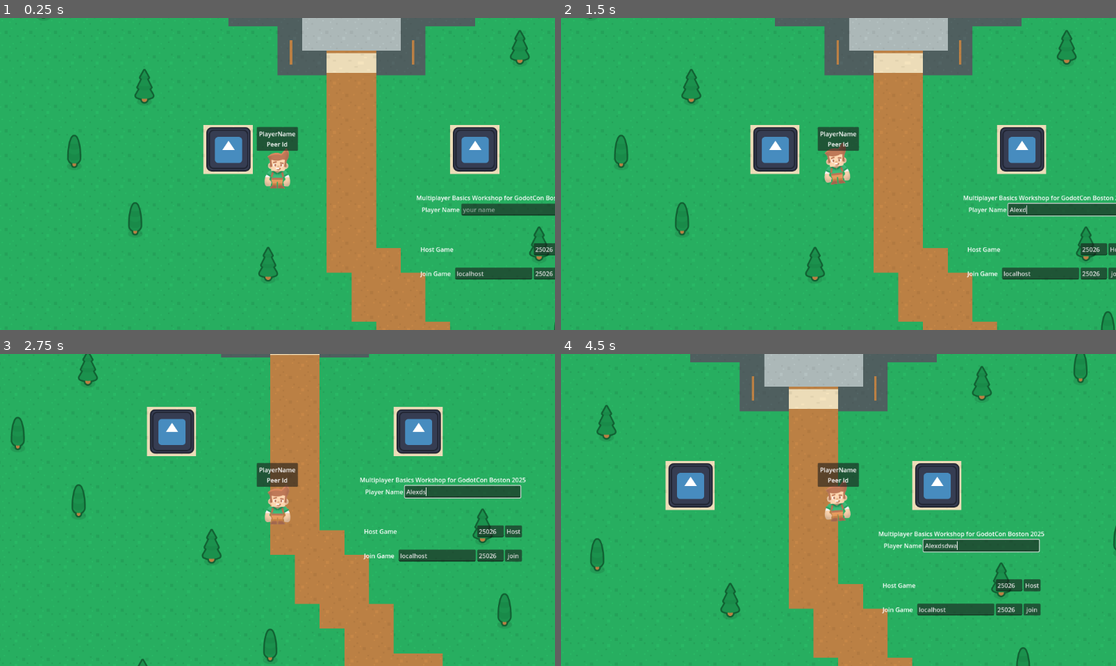
Above: before the commit, frames 1-4 (two rows, left to right).
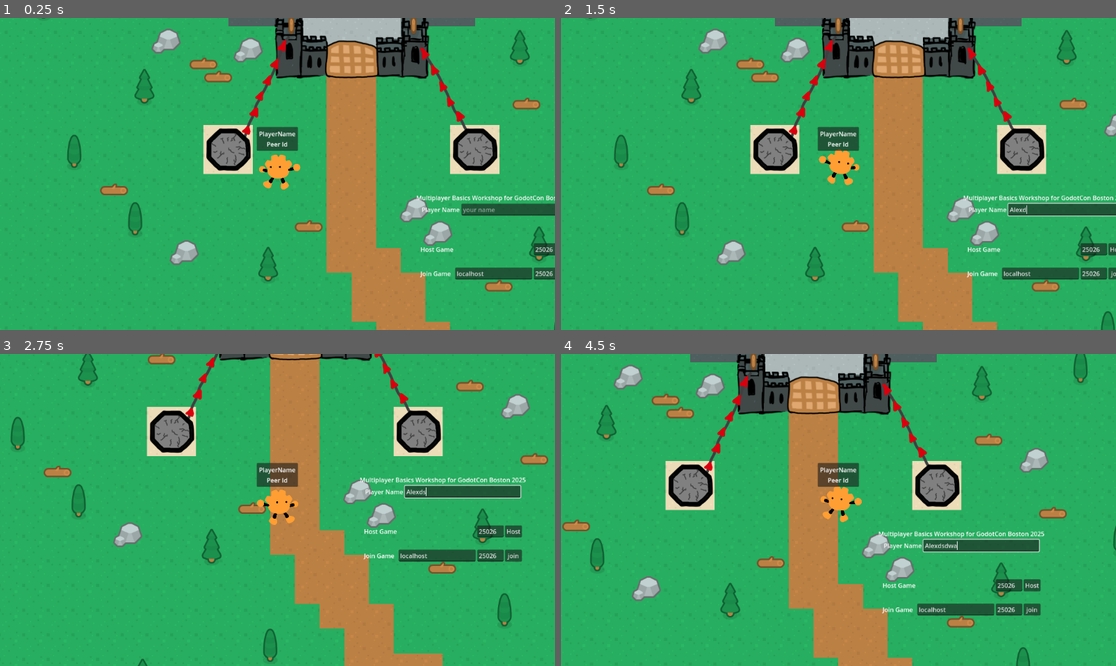
Above: after the commit, the same moments.

Repository: Travh98/MultiplayerBasicsWorkshopGodotCon2025
Game: Godot game, scene res://components/game_tree.tscn
Two runs of this game, one before a commit and one after it. Both use one fixed random seed, a clock stepped at 60 frames per second and the inputs below. The engine's default icon, where the game draws it, is replaced by a stand-in: a white triangle on a blue panel in a dark square.
Inputs (mouse positions are in pixels of both pictures, inside the frame that each line leads up to):
- Up to frame 1 (0.25 s): no input
- Up to frame 2 (1.5 s): click (1082, 208) at 0.52 s; type "Alex" at 0.6 s; hold D (move_right) from 1.28 s (still down)
- Up to frame 3 (2.75 s): release D (move_right) at 2.03 s; hold S (move_down) from 2.03 s (still down)
- Up to frame 4 (4.5 s): release S (move_down) at 2.78 s; hold D (move_right) 2.78-3.53 s; hold W (move_up) 3.53-4.28 s; hold A (move_left) from 4.28 s (still down)

The runs differ from the first frame. In frame 1, 8.4% of the frame differs, in the area x 18-98%, y 0-88%; in frame 2, 8.5%; in frame 3, 5.4%; in frame 4, 8.8%, in the area x 0-92%, y 0-88%.

Commit message:
World art

Diff:
--- a/entities/castle_door.tscn
+++ b/entities/castle_door.tscn
@@ -1,8 +1,7 @@
-[gd_scene load_steps=8 format=3 uid="uid://dbue422bqyjtx"]
+[gd_scene load_steps=7 format=3 uid="uid://dbue422bqyjtx"]
 
-[ext_resource type="Texture2D" uid="uid://duln8g2kn8gbf" path="res://assets/kenney_assets/tile/medievalTile_02.png" id="1_aylb7"]
 [ext_resource type="Script" uid="uid://cdugv0uxucdi3" path="res://entities/castle_door.gd" id="1_wy2ja"]
-[ext_resource type="Texture2D" uid="uid://i8om7ox7xivg" path="res://assets/kenney_assets/tile/medievalTile_13.png" id="2_2htw3"]
+[ext_resource type="Texture2D" uid="uid://bdbqqufkl6b1y" path="res://assets/castle_door.png" id="2_2htw3"]
 
 [sub_resource type="RectangleShape2D" id="RectangleShape2D_0plpm"]
 size = Vector2(128, 64)
@@ -76,18 +75,9 @@
 [node name="CollisionShape2D" type="CollisionShape2D" parent="StaticBody2D"]
 shape = SubResource("RectangleShape2D_0plpm")
 
-[node name="DoorSprite" type="Sprite2D" parent="StaticBody2D"]
-scale = Vector2(2, 1)
-texture = ExtResource("1_aylb7")
-
-[node name="Sprite2D2" type="Sprite2D" parent="StaticBody2D/DoorSprite"]
-position = Vector2(0, -29)
-scale = Vector2(1, 0.1)
-texture = ExtResource("2_2htw3")
-
-[node name="Sprite2D3" type="Sprite2D" parent="StaticBody2D/DoorSprite"]
-position = Vector2(0, 29)
-scale = Vector2(1, 0.1)
+[node name="Sprite2D" type="Sprite2D" parent="StaticBody2D"]
+position = Vector2(0, -14)
+scale = Vector2(1.24, 1.24)
 texture = ExtResource("2_2htw3")
 
 [node name="AnimationPlayer" type="AnimationPlayer" parent="."]
--- a/entities/player.tscn
+++ b/entities/player.tscn
@@ -1,6 +1,6 @@
 [gd_scene load_steps=8 format=3 uid="uid://01tmnbmsfsnf"]
 
-[ext_resource type="Texture2D" uid="uid://cp7fkap7ipwg2" path="res://assets/kenney_assets/characters/character_maleAdventurer_idle.png" id="1_merdl"]
+[ext_resource type="Texture2D" uid="uid://ddf0nv4i304v7" path="res://assets/godotcon_assets/godoot_sprite.png" id="1_b0kkn"]
 [ext_resource type="Script" uid="uid://laaa2vdnnx3f" path="res://entities/player_controller.gd" id="2_b0kkn"]
 
 [sub_resource type="CircleShape2D" id="CircleShape2D_wwbr7"]
@@ -11,19 +11,19 @@
 tracks/0/type = "value"
 tracks/0/imported = false
 tracks/0/enabled = true
-tracks/0/path = NodePath("Sprite2D:position")
+tracks/0/path = NodePath("PlayerSprite:position")
 tracks/0/interp = 1
 tracks/0/loop_wrap = true
 tracks/0/keys = {
 "times": PackedFloat32Array(0),
 "transitions": PackedFloat32Array(1),
 "update": 0,
-"values": [Vector2(0, -26)]
+"values": [Vector2(3, -6)]
 }
 tracks/1/type = "value"
 tracks/1/imported = false
 tracks/1/enabled = true
-tracks/1/path = NodePath("Sprite2D:rotation")
+tracks/1/path = NodePath("PlayerSprite:rotation")
 tracks/1/interp = 1
 tracks/1/loop_wrap = true
 tracks/1/keys = {
@@ -40,26 +40,26 @@
 tracks/0/type = "value"
 tracks/0/imported = false
 tracks/0/enabled = true
-tracks/0/path = NodePath("Sprite2D:position")
-tracks/0/interp = 1
+tracks/0/path = NodePath("PlayerSprite:position")
+tracks/0/interp = 2
 tracks/0/loop_wrap = true
 tracks/0/keys = {
-"times": PackedFloat32Array(0),
-"transitions": PackedFloat32Array(1),
+"times": PackedFloat32Array(0, 2),
+"transitions": PackedFloat32Array(1, 1),
 "update": 0,
-"values": [Vector2(0, -26)]
+"values": [Vector2(3, -6), Vector2(3, -6)]
 }
 tracks/1/type = "value"
 tracks/1/imported = false
 tracks/1/enabled = true
-tracks/1/path = NodePath("Sprite2D:rotation")
+tracks/1/path = NodePath("PlayerSprite:rotation")
 tracks/1/interp = 2
 tracks/1/loop_wrap = true
 tracks/1/keys = {
 "times": PackedFloat32Array(0, 1, 2),
 "transitions": PackedFloat32Array(1, 1, 1),
 "update": 0,
-"values": [0.0, 0.0523599, 0.0]
+"values": [0.0, 0.0872665, 0.0]
 }
 
 [sub_resource type="Animation" id="Animation_rfe5m"]
@@ -69,26 +69,26 @@
 tracks/0/type = "value"
 tracks/0/imported = false
 tracks/0/enabled = true
-tracks/0/path = NodePath("Sprite2D:position")
-tracks/0/interp = 2
+tracks/0/path = NodePath("PlayerSprite:position")
+tracks/0/interp = 1
 tracks/0/loop_wrap = true
 tracks/0/keys = {
-"times": PackedFloat32Array(0, 0.366667, 0.7, 1.06667, 1.46667),
+"times": PackedFloat32Array(0, 0.32, 0.69, 1.1, 1.5),
 "transitions": PackedFloat32Array(1, 1, 1, 1, 1),
 "update": 0,
-"values": [Vector2(0, -26), Vector2(-15, -49), Vector2(0, -26), Vector2(17, -48), Vector2(0, -26)]
+"values": [Vector2(3, -6), Vector2(3, -28), Vector2(3, -6), Vector2(4, -18), Vector2(3, -6)]
 }
 tracks/1/type = "value"
 tracks/1/imported = false
 tracks/1/enabled = true
-tracks/1/path = NodePath("Sprite2D:rotation")
-tracks/1/interp = 2
+tracks/1/path = NodePath("PlayerSprite:rotation")
+tracks/1/interp = 1
 tracks/1/loop_wrap = true
 tracks/1/keys = {
-"times": PackedFloat32Array(0, 0.366667, 0.7, 1.06667, 1.46667),
+"times": PackedFloat32Array(0, 0.32, 0.69, 1.1, 1.5),
 "transitions": PackedFloat32Array(1, 1, 1, 1, 1),
 "update": 0,
-"values": [0.0, -0.209456, 0.0, 0.240608, 0.0]
+"values": [0.0174548, 0.261799, 0.0174548, -0.349066, 0.0174548]
 }
 
 [sub_resource type="AnimationLibrary" id="AnimationLibrary_rfe5m"]
@@ -101,9 +101,11 @@
 [node name="Player" type="CharacterBody2D"]
 collision_layer = 2
 
-[node name="Sprite2D" type="Sprite2D" parent="."]
-position = Vector2(0, -26)
-texture = ExtResource("1_merdl")
+[node name="PlayerSprite" type="Sprite2D" parent="."]
+modulate = Color(1, 0.619608, 0.2, 1)
+position = Vector2(3, -6)
+scale = Vector2(0.25, 0.25)
+texture = ExtResource("1_b0kkn")
 
 [node name="CollisionShape2D" type="CollisionShape2D" parent="."]
 position = Vector2(-1, 9)
--- a/entities/player_controller.gd
+++ b/entities/player_controller.gd
@@ -7,6 +7,7 @@
 @onready var anim_player: AnimationPlayer = $"../AnimationPlayer"
 @onready var player_name_label: Label = $"../PanelContainer/MarginContainer/VBoxContainer/PlayerNameLabel"
 @onready var peer_id_label: Label = $"../PanelContainer/MarginContainer/VBoxContainer/PeerIdLabel"
+@onready var player_sprite: Sprite2D = $"../PlayerSprite"
 
 
 ## Speed of the player in pixels per second
@@ -21,6 +22,11 @@
 	var direction: Vector2 = Input.get_vector("move_left", "move_right", "move_up",
 		"move_down").normalized()
 
+	if direction.x > 0:
+		player_sprite.flip_h = true
+	if direction.x < 0:
+		player_sprite.flip_h = false
+
 	player.velocity = direction * speed
 	player.move_and_slide()
 
--- a/entities/stand_on_button.tscn
+++ b/entities/stand_on_button.tscn
@@ -1,7 +1,22 @@
 [gd_scene load_steps=7 format=3 uid="uid://bmqlu7fe6kdui"]
 
 [ext_resource type="Script" uid="uid://cptxv4baw3i6y" path="res://entities/stand_on_button.gd" id="1_d62mg"]
-[ext_resource type="Texture2D" uid="uid://cio8uvnpg56j0" path="res://icon.svg" id="1_ng5be"]
+[ext_resource type="Texture2D" uid="uid://b81a3btscbuoa" path="res://assets/button.png" id="2_d62mg"]
+
+[sub_resource type="Animation" id="Animation_d62mg"]
+length = 0.001
+tracks/0/type = "value"
+tracks/0/imported = false
+tracks/0/enabled = true
+tracks/0/path = NodePath("BehindSprite:rotation")
+tracks/0/interp = 1
+tracks/0/loop_wrap = true
+tracks/0/keys = {
+"times": PackedFloat32Array(0),
+"transitions": PackedFloat32Array(1),
+"update": 0,
+"values": [0.0]
+}
 
 [sub_resource type="Animation" id="Animation_ng5be"]
 resource_name = "spin_button"
@@ -20,21 +35,6 @@
 "values": [0.0, 6.28319]
 }
 
-[sub_resource type="Animation" id="Animation_d62mg"]
-length = 0.001
-tracks/0/type = "value"
-tracks/0/imported = false
-tracks/0/enabled = true
-tracks/0/path = NodePath("BehindSprite:rotation")
-tracks/0/interp = 1
-tracks/0/loop_wrap = true
-tracks/0/keys = {
-"times": PackedFloat32Array(0),
-"transitions": PackedFloat32Array(1),
-"update": 0,
-"values": [0.0]
-}
-
 [sub_resource type="AnimationLibrary" id="AnimationLibrary_d62mg"]
 _data = {
 &"RESET": SubResource("Animation_d62mg"),
@@ -49,11 +49,11 @@
 
 [node name="BehindSprite" type="Sprite2D" parent="."]
 scale = Vector2(0.9, 0.9)
-texture = ExtResource("1_ng5be")
+texture = ExtResource("2_d62mg")
 
 [node name="Sprite2D" type="Sprite2D" parent="."]
 scale = Vector2(0.8, 0.8)
-texture = ExtResource("1_ng5be")
+texture = ExtResource("2_d62mg")
 
 [node name="AnimationPlayer" type="AnimationPlayer" parent="."]
 libraries = {
--- a/entities/torch.tscn
+++ b/entities/torch.tscn
@@ -1,8 +1,23 @@
 [gd_scene load_steps=7 format=3 uid="uid://dmk068mfcujh2"]
 
-[ext_resource type="Texture2D" uid="uid://i8om7ox7xivg" path="res://assets/kenney_assets/tile/medievalTile_13.png" id="1_i6b8o"]
 [ext_resource type="Script" uid="uid://jlprxag0dt5k" path="res://entities/torch.gd" id="1_kyii1"]
-[ext_resource type="Texture2D" uid="uid://bw4nd1h4wwfub" path="res://assets/kenney_assets/explosion/explosion03.png" id="2_kyii1"]
+[ext_resource type="Texture2D" uid="uid://bykictlxgul72" path="res://assets/kenney_assets/environment/medievalEnvironment_04.png" id="2_kyii1"]
+[ext_resource type="Texture2D" uid="uid://i1ffo5jjm7a5" path="res://assets/kenney_assets/environment/medievalEnvironment_20.png" id="3_ostqq"]
+
+[sub_resource type="Animation" id="Animation_ostqq"]
+length = 0.001
+tracks/0/type = "value"
+tracks/0/imported = false
+tracks/0/enabled = true
+tracks/0/path = NodePath("FlameSprite:scale")
+tracks/0/interp = 1
+tracks/0/loop_wrap = true
+tracks/0/keys = {
+"times": PackedFloat32Array(0),
+"transitions": PackedFloat32Array(1),
+"update": 0,
+"values": [Vector2(1, 1)]
+}
 
 [sub_resource type="Animation" id="Animation_kyii1"]
 resource_name = "torch_burning"
@@ -17,22 +32,7 @@
 "times": PackedFloat32Array(0, 0.466667, 1),
 "transitions": PackedFloat32Array(1, 1, 1),
 "update": 0,
-"values": [Vector2(0.1, 0.1), Vector2(0.1, 0.12), Vector2(0.1, 0.1)]
-}
-
-[sub_resource type="Animation" id="Animation_ostqq"]
-length = 0.001
-tracks/0/type = "value"
-tracks/0/imported = false
-tracks/0/enabled = true
-tracks/0/path = NodePath("FlameSprite:scale")
-tracks/0/interp = 1
-tracks/0/loop_wrap = true
-tracks/0/keys = {
-"times": PackedFloat32Array(0),
-"transitions": PackedFloat32Array(1),
-"update": 0,
-"values": [Vector2(0.1, 0.1)]
+"values": [Vector2(1, 1), Vector2(1, 1.2), Vector2(1, 1)]
 }
 
 [sub_resource type="AnimationLibrary" id="AnimationLibrary_4irgs"]
@@ -45,16 +45,14 @@
 script = ExtResource("1_kyii1")
 
 [node name="TorchSprite" type="Sprite2D" parent="."]
-position = Vector2(0, -30)
-rotation = -1.5708
-scale = Vector2(1, 0.1)
-texture = ExtResource("1_i6b8o")
+position = Vector2(0, -83)
+scale = Vector2(1, 2.005)
+texture = ExtResource("2_kyii1")
 
 [node name="FlameSprite" type="Sprite2D" parent="."]
 visible = false
 position = Vector2(0, -63)
-scale = Vector2(0.1, 0.1)
-texture = ExtResource("2_kyii1")
+texture = ExtResource("3_ostqq")
 
 [node name="AnimationPlayer" type="AnimationPlayer" parent="."]
 libraries = {
--- a/levels/castle_level.tscn
+++ b/levels/castle_level.tscn
@@ -1,16 +1,20 @@
-[gd_scene load_steps=20 format=4 uid="uid://bbt71rqh7m6g5"]
+[gd_scene load_steps=24 format=4 uid="uid://bbt71rqh7m6g5"]
 
 [ext_resource type="Texture2D" uid="uid://duln8g2kn8gbf" path="res://assets/kenney_assets/tile/medievalTile_02.png" id="1_g7e1c"]
 [ext_resource type="Texture2D" uid="uid://i8om7ox7xivg" path="res://assets/kenney_assets/tile/medievalTile_13.png" id="2_acswp"]
 [ext_resource type="Texture2D" uid="uid://bcv2d2fvfo4og" path="res://assets/kenney_assets/tile/medievalTile_16.png" id="3_wwbr7"]
 [ext_resource type="Texture2D" uid="uid://bwrhh5god2r4n" path="res://assets/kenney_assets/tile/medievalTile_58.png" id="4_odn2x"]
+[ext_resource type="Texture2D" uid="uid://bfe1mdl84h1e5" path="res://assets/castle_gates.png" id="6_ixsdr"]
 [ext_resource type="Texture2D" uid="uid://bwxb6mgd6s13a" path="res://assets/kenney_assets/tile/castle_wall_tile.png" id="6_wwbr7"]
 [ext_resource type="PackedScene" uid="uid://dbue422bqyjtx" path="res://entities/castle_door.tscn" id="7_xdrij"]
 [ext_resource type="PackedScene" uid="uid://dmk068mfcujh2" path="res://entities/torch.tscn" id="8_hbrdc"]
+[ext_resource type="Texture2D" uid="uid://bwl4mj7qpxn6h" path="res://assets/guide_line.png" id="8_nt3t4"]
 [ext_resource type="Texture2D" uid="uid://8r30s7tfei70" path="res://assets/treasure_chest.png" id="9_gr24r"]
 [ext_resource type="PackedScene" uid="uid://bmqlu7fe6kdui" path="res://entities/stand_on_button.tscn" id="9_hbrdc"]
 [ext_resource type="Texture2D" uid="uid://baxb5jy38t5bl" path="res://assets/kenney_assets/environment/medievalEnvironment_03.png" id="10_35s27"]
 [ext_resource type="Texture2D" uid="uid://di4rmi4val7yk" path="res://assets/kenney_assets/environment/medievalEnvironment_01.png" id="11_r18t8"]
+[ext_resource type="Texture2D" uid="uid://6spagxljt7fn" path="res://assets/kenney_assets/environment/medievalEnvironment_08.png" id="12_n0n1k"]
+[ext_resource type="Texture2D" uid="uid://dmamm0j2hg4y" path="res://assets/kenney_assets/environment/medievalEnvironment_05.png" id="13_ixsdr"]
 
 [sub_resource type="TileSetAtlasSource" id="TileSetAtlasSource_g7e1c"]
 texture = ExtResource("1_g7e1c")
@@ -66,17 +70,34 @@
 tile_map_data = PackedByteArray("AAABAPv/AAAAAAAAAAAAAPv/AAAAAAAAAAAAAPr/AAAAAAAAAAAAAPn/AAAAAAAAAAD///n/AAAAAAAAAAD+// …(464 unchanged characters)…
 tile_set = SubResource("TileSet_hbrdc")
 
+[node name="Sprite2D" type="Sprite2D" parent="."]
+position = Vector2(193, -324)
+scale = Vector2(1.275, 1.275)
+texture = ExtResource("6_ixsdr")
+
 [node name="CastleDoor" parent="." node_paths=PackedStringArray("torch1", "torch2") instance=ExtResource("7_xdrij")]
 position = Vector2(192, -288)
 torch1 = NodePath("../Torch")
 torch2 = NodePath("../Torch2")
 
+[node name="GuidelineSprite" type="Sprite2D" parent="."]
+position = Vector2(-20, -227)
+rotation = -0.295748
+scale = Vector2(0.5, 0.5)
+texture = ExtResource("8_nt3t4")
+
+[node name="GuidelineSprite2" type="Sprite2D" parent="."]
+position = Vector2(443, -222)
+rotation = -1.20413
+scale = Vector2(0.5, 0.5)
+texture = ExtResource("8_nt3t4")
+
 [node name="Torch" parent="." node_paths=PackedStringArray("button") instance=ExtResource("8_hbrdc")]
-position = Vector2(35, -286)
+position = Vector2(36, -360)
 button = NodePath("../StandOnButton")
 
 [node name="Torch2" parent="." node_paths=PackedStringArray("button") instance=ExtResource("8_hbrdc")]
-position = Vector2(352, -286)
+position = Vector2(353, -360)
 button = NodePath("../StandOnButton2")
 
 [node name="StandOnButton" parent="." instance=ExtResource("9_hbrdc")]
@@ -154,3 +175,59 @@
 [node name="Sprite2D16" type="Sprite2D" parent="Forest"]
 position = Vector2(-528, -58)
 texture = ExtResource("11_r18t8")
+
+[node name="RockSprite" type="Sprite2D" parent="Forest"]
+position = Vector2(-242, 204)
+texture = ExtResource("12_n0n1k")
+
+[node name="RockSprite2" type="Sprite2D" parent="Forest"]
+position = Vector2(355, 93)
+texture = ExtResource("12_n0n1k")
+
+[node name="RockSprite3" type="Sprite2D" parent="Forest"]
+position = Vector2(416, 154)
+texture = ExtResource("12_n0n1k")
+
+[node name="RockSprite4" type="Sprite2D" parent="Forest"]
+position = Vector2(764, -129)
+texture = ExtResource("12_n0n1k")
+
+[node name="RockSprite5" type="Sprite2D" parent="Forest"]
+position = Vector2(-76, -322)
+texture = ExtResource("12_n0n1k")
+
+[node name="RockSprite6" type="Sprite2D" parent="Forest"]
+position = Vector2(-228, -445)
+texture = ExtResource("12_n0n1k")
+
+[node name="RockSprite7" type="Sprite2D" parent="Forest"]
+position = Vector2(-289, -345)
+texture = ExtResource("12_n0n1k")
+
+[node name="LogSprite" type="Sprite2D" parent="Forest"]
+position = Vector2(-192, -288)
+texture = ExtResource("13_ixsdr")
+
+[node name="LogSprite2" type="Sprite2D" parent="Forest"]
+position = Vector2(-154, -254)
+texture = ExtResource("13_ixsdr")
+
+[node name="LogSprite3" type="Sprite2D" parent="Forest"]
+position = Vector2(574, 289)
+texture = ExtResource("13_ixsdr")
+
+[node name="LogSprite4" type="Sprite2D" parent="Forest"]
+position = Vector2(813, 6)
+texture = ExtResource("13_ixsdr")
+
+[node name="LogSprite5" type="Sprite2D" parent="Forest"]
+position = Vector2(646, -184)
+texture = ExtResource("13_ixsdr")
+
+[node name="LogSprite6" type="Sprite2D" parent="Forest"]
+position = Vector2(81, 134)
+texture = ExtResource("13_ixsdr")
+
+[node name="LogSprite7" type="Sprite2D" parent="Forest"]
+position = Vector2(-424, 39)
+texture = ExtResource("13_ixsdr")
Binary file added: assets/button.png
Not shown, added: assets/button.png.import
Binary file added: assets/castle_door.png
Not shown, added: assets/castle_door.png.import
Binary file added: assets/castle_gates.png
Not shown, added: assets/castle_gates.png.import
Binary file added: assets/godotcon_assets/godoot_sprite.png
Not shown, added: assets/godotcon_assets/godoot_sprite.png.import
Binary file added: assets/guide_line.png
Not shown, added: assets/guide_line.png.import
Binary file added: assets/kenney_assets/environment/medievalEnvironment_04.png
Not shown, added: assets/kenney_assets/environment/medievalEnvironment_04.png.import
(and 6 more such lines)
